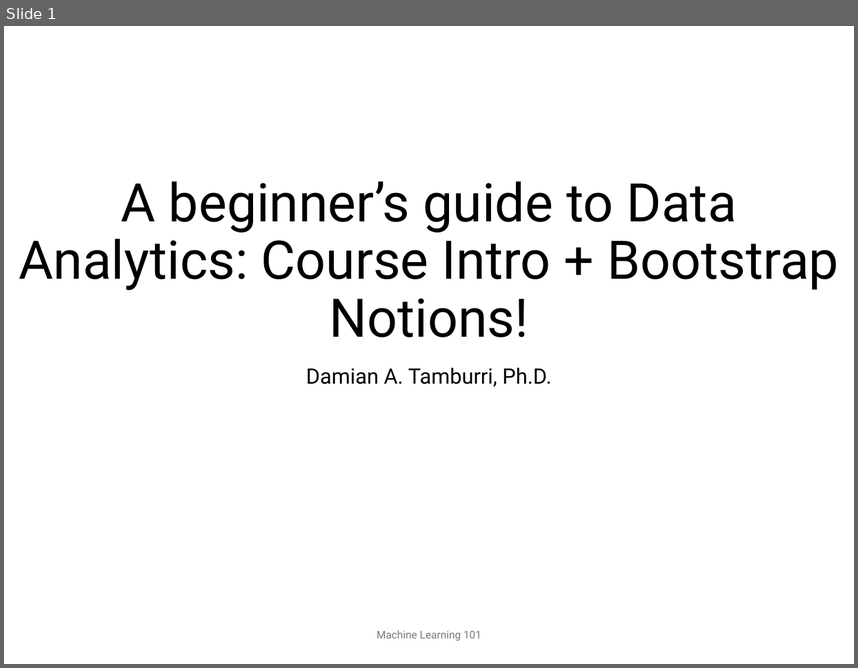
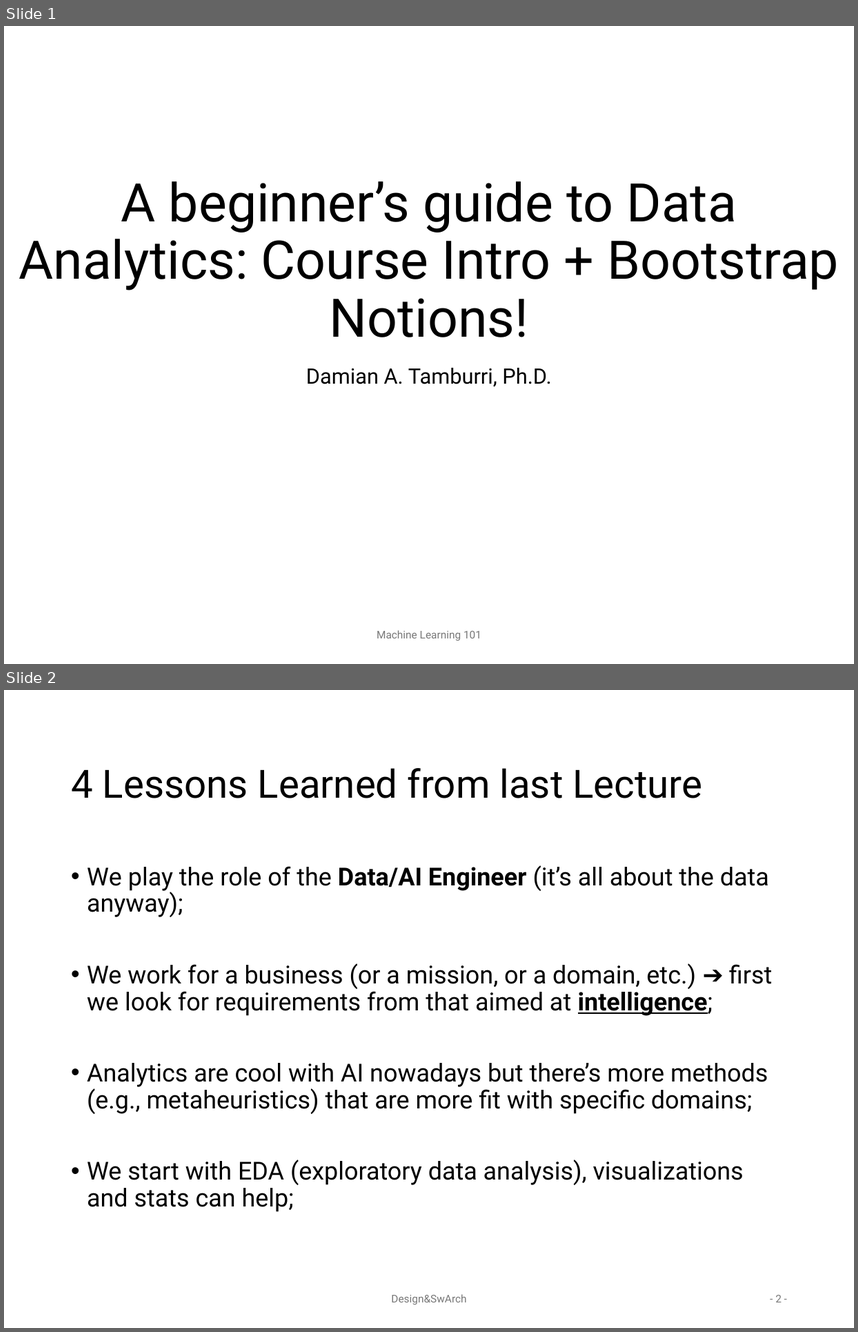
Before and after one commit to SannioAnalytics/Online-Materials, a slide deck: 2. Intro - ML+BI Overview 101.pptx. Shown one above the other, each under a label of ours: slide 1 before the commit, slides 1 and 2 after it. The pictures are 858x668 and 858x1332 pixels, drawn with LibreOffice and Linux fonts; fonts in the diff are those of the drawing. Boxes give left, top, right and bottom in pixels: in the first picture for what was removed or moved away, otherwise in the second. Text is boxed around its words. In the diff, an @@ line names an element or a change of style, - is before the commit and + after.

```diff
--- a/2. Intro - ML+BI Overview 101.pptx
+++ b/2. Intro - ML+BI Overview 101.pptx
@@ slide 2 added at (4, 690, 854, 1328), background #FFFFFF @@
@@ title added at (71, 768, 703, 798), 33 pt, text #000000 @@
+4 Lessons Learned from last Lecture
@@ text added at (87, 865, 772, 1212), 21 pt, text #000000 @@
+• We play the role of the Data/AI Engineer (it’s all about the data anyway);
+• We work for a business (or a mission, or a domain, etc.) ➔ first we look for requirements from that aimed at intelligence;
+• Analytics are cool with AI nowadays but there’s more methods (e.g., metaheuristics) that are more fit with specific domains;
+• We start with EDA (exploratory data analysis), visualizations and stats can help;
@@ text added at (391, 1294, 466, 1304), 9 pt, text #797979 @@
+Design&SwArch
@@ page number added at (775, 1294, 782, 1302), 9 pt, text #797979 @@
+- 2 -
```
Also in this commit, not shown: 2 other slides added.
